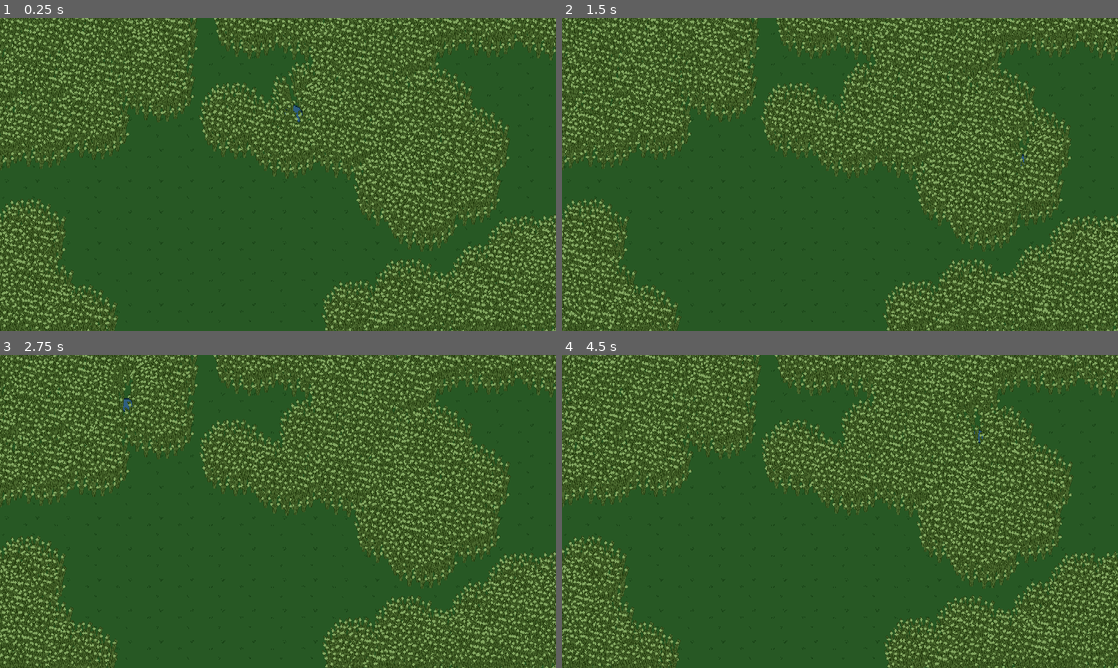
Above: before the commit, frames 1-4 (two rows, left to right).
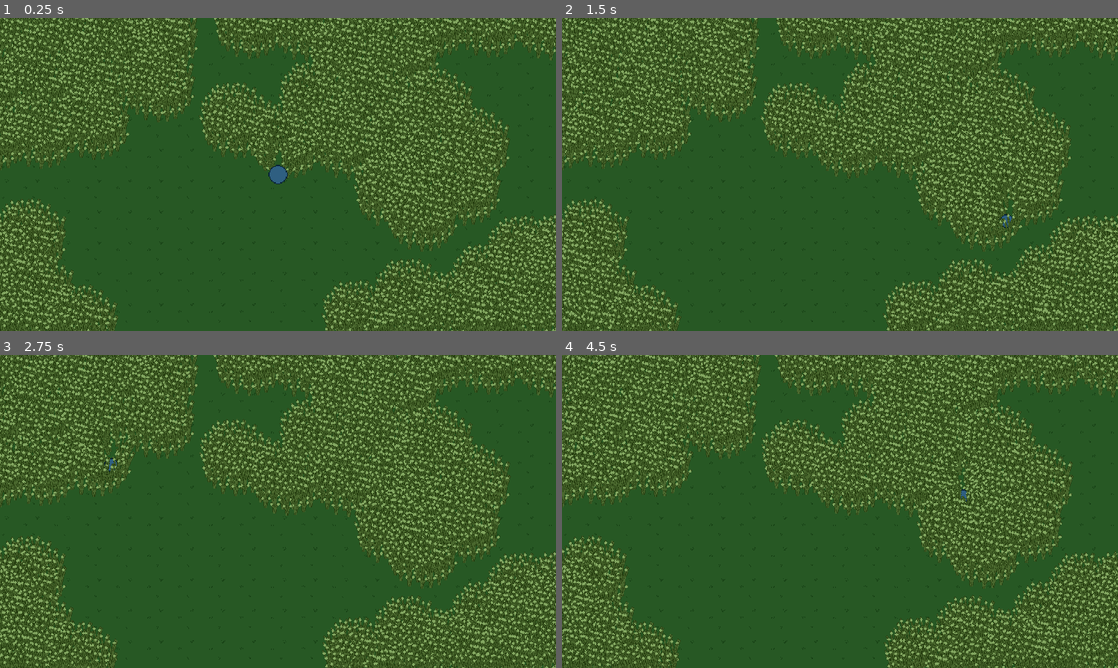
Above: after the commit, the same moments.

Repository: Cycrus/Godot-Special-Effects
Game: Godot game, scene res://wind_effect/wind_scene.tscn
Same seed, same stepped clock (60 frames per second), same inputs: the game is played once before the commit and once after it. This scene is started directly instead of the project's main scene.
Inputs (mouse positions are in pixels of both pictures, inside the frame that each line leads up to):
- Up to frame 1 (0.25 s): no input
- Up to frame 2 (1.5 s): tap Enter at 0.5 s; move the mouse to (812, 237) at 0.52 s; click (812, 237) at 0.67 s; move the mouse to (1006, 221) at 1.27 s; click (1006, 221) at 1.42 s
- Up to frame 3 (2.75 s): move the mouse to (111, 464) at 2.02 s; click (111, 464) at 2.17 s
- Up to frame 4 (4.5 s): move the mouse to (867, 511) at 2.77 s; click (867, 511) at 2.92 s; move the mouse to (756, 433) at 3.52 s; click (756, 433) at 3.67 s; move the mouse to (962, 495) at 4.27 s; click (962, 495) at 4.42 s

The runs differ from the first frame. In frame 1, 1.8% of the frame differs, in the area x 44-60%, y 17-54%; in frame 2, 1.9%, in the area x 73-89%, y 32-74%; in frame 3, 1.9%; in frame 4, 1.9%.

Commit message:
fix: Fixed player offset from cursor.

Diff:
--- a/effect_selection/global_resources/player_behavior.gd
+++ b/effect_selection/global_resources/player_behavior.gd
@@ -11,6 +11,8 @@
 # Called every frame. 'delta' is the elapsed time since the previous frame.
 func _process(_delta: float) -> void:
 	var cursor_pos = get_viewport().get_mouse_position()
+	if $"../Camera2D":
+		cursor_pos = $"../Camera2D".get_global_mouse_position()
 	global_position = cursor_pos
 
 
